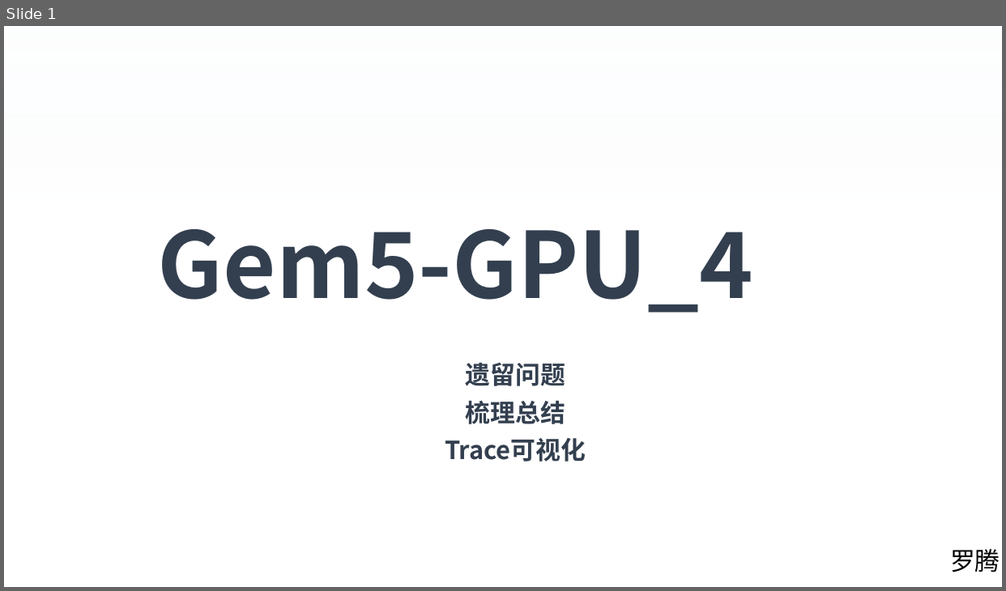
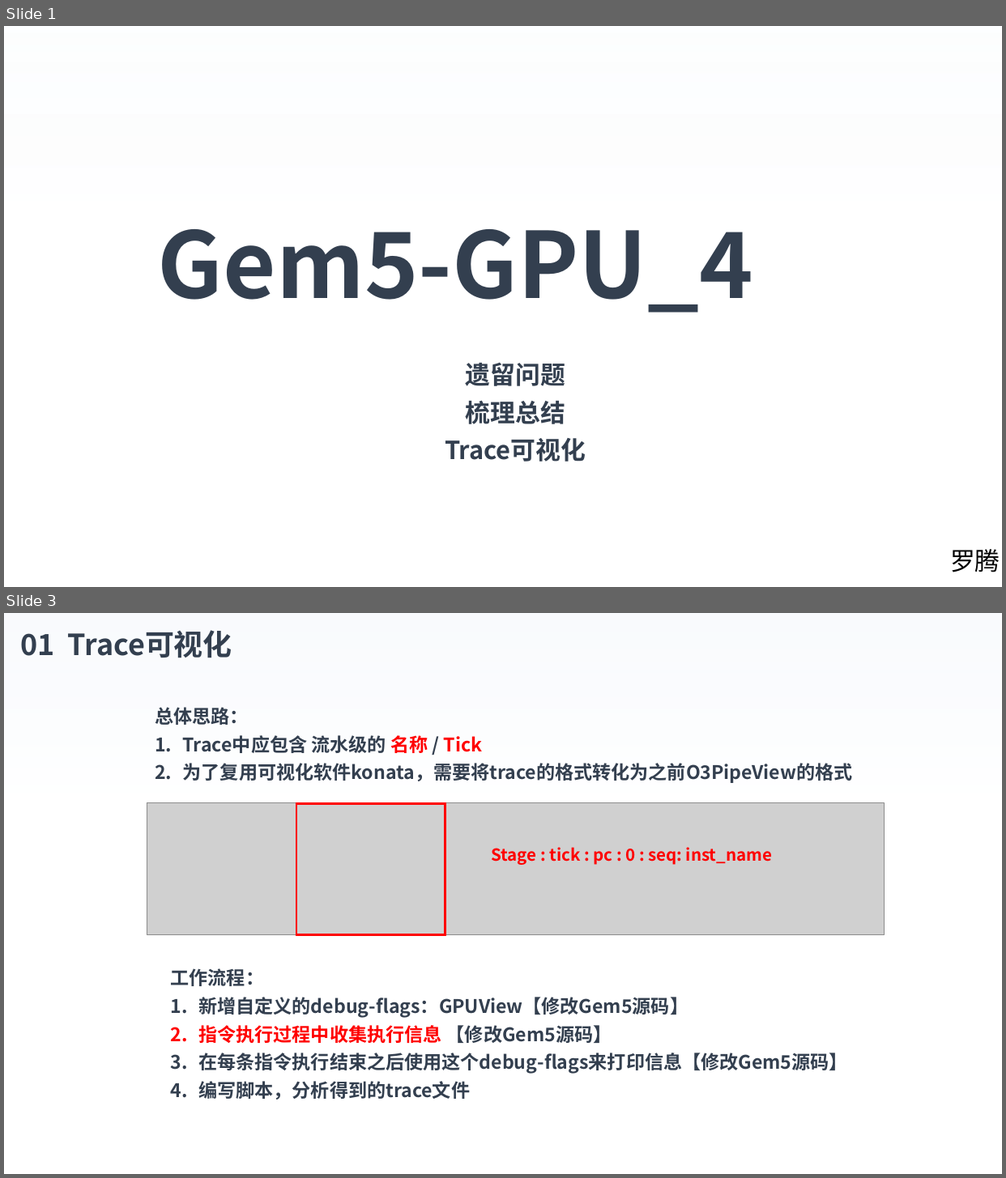
Before and after one commit to luot-ai/workspace, a slide deck: AA/gpu/GEM5/PPT/Gem5-GPU_4.pptx. Shown one above the other, each under a label of ours: slide 1 before the commit, slides 1 and 3 after it; the slides between them are not shown. The pictures are 1006x591 and 1006x1178 pixels, drawn with LibreOffice and Linux fonts; fonts in the diff are those of the drawing; grey boxes stand for pictures; background and template pictures are left out. Boxes give left, top, right and bottom in pixels: in the first picture for what was removed or moved away, otherwise in the second. Text is boxed around its words. In the diff, an @@ line names an element or a change of style, - is before the commit and + after.

```diff
--- a/AA/gpu/GEM5/PPT/Gem5-GPU_4.pptx
+++ b/AA/gpu/GEM5/PPT/Gem5-GPU_4.pptx
@@ slide 3 added at (4, 613, 1002, 1174), background picture (left out) @@
@@ rectangle added at (4, 613, 1002, 1174), fill gradient #F7FAFD to #FFFFFF @@
@@ text added at (20, 630, 232, 658), 28 pt, text #333F50, bold @@
+01 Trace可视化
@@ text added at (155, 707, 853, 783), 18 pt, text #333F50, bold @@
+总体思路：
+1. Trace中应包含 流水级的 名称 / Tick
+2. 为了复用可视化软件konata，需要将trace的格式转化为之前O3PipeView的格式
@@ picture added at (147, 803, 885, 935) @@
@@ rectangle added at (296, 804, 445, 935), outline #FF0000 2.25 pt @@
@@ text added at (492, 847, 772, 865), 16 pt, text #FF0000, bold @@
+Stage : tick : pc : 0 : seq: inst_name
@@ text added at (171, 969, 847, 1100), 18 pt, text #333F50, bold @@
+工作流程：
+1. 新增自定义的debug-flags：GPUView【修改Gem5源码】
+2. 指令执行过程中收集执行信息 【修改Gem5源码】
+3. 在每条指令执行结束之后使用这个debug-flags来打印信息【修改Gem5源码】
+4. 编写脚本，分析得到的trace文件
```
Also in this commit, not shown: 1 slide changed, 12 other slides added, 21 slides removed, 2 other files.
